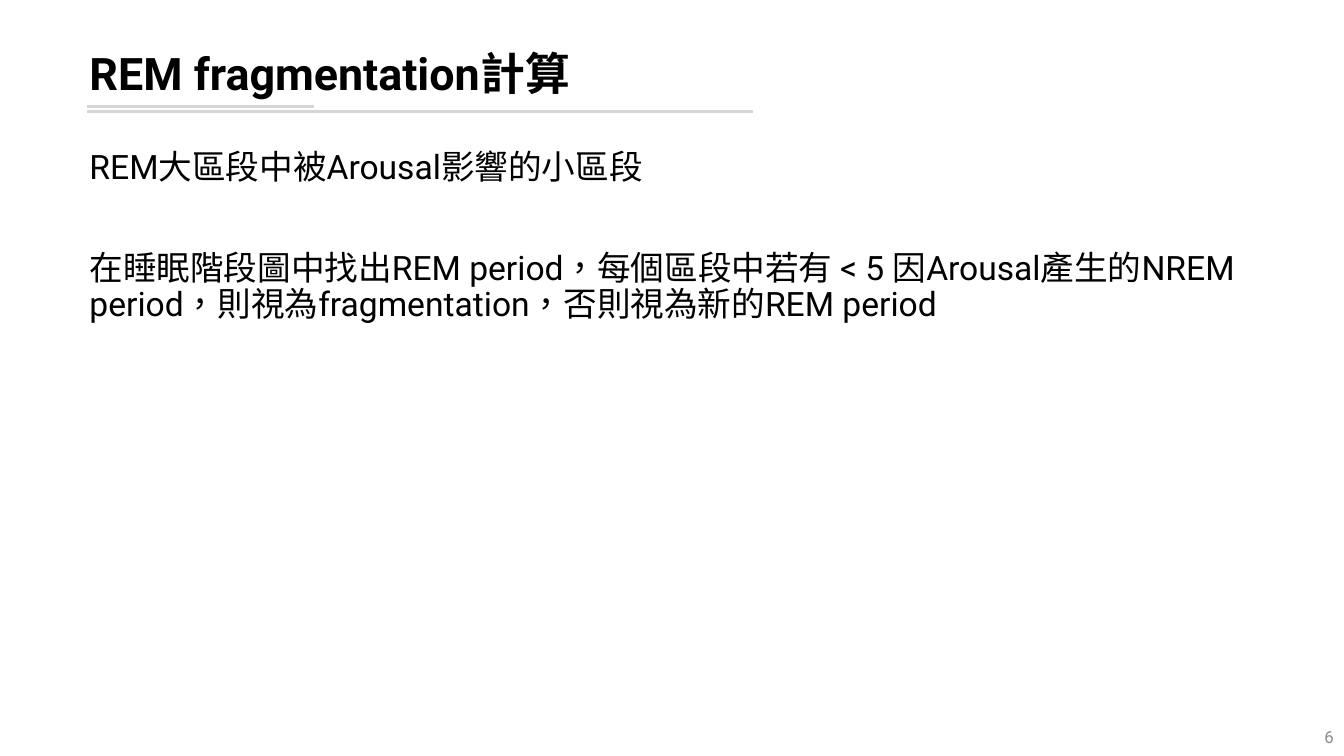
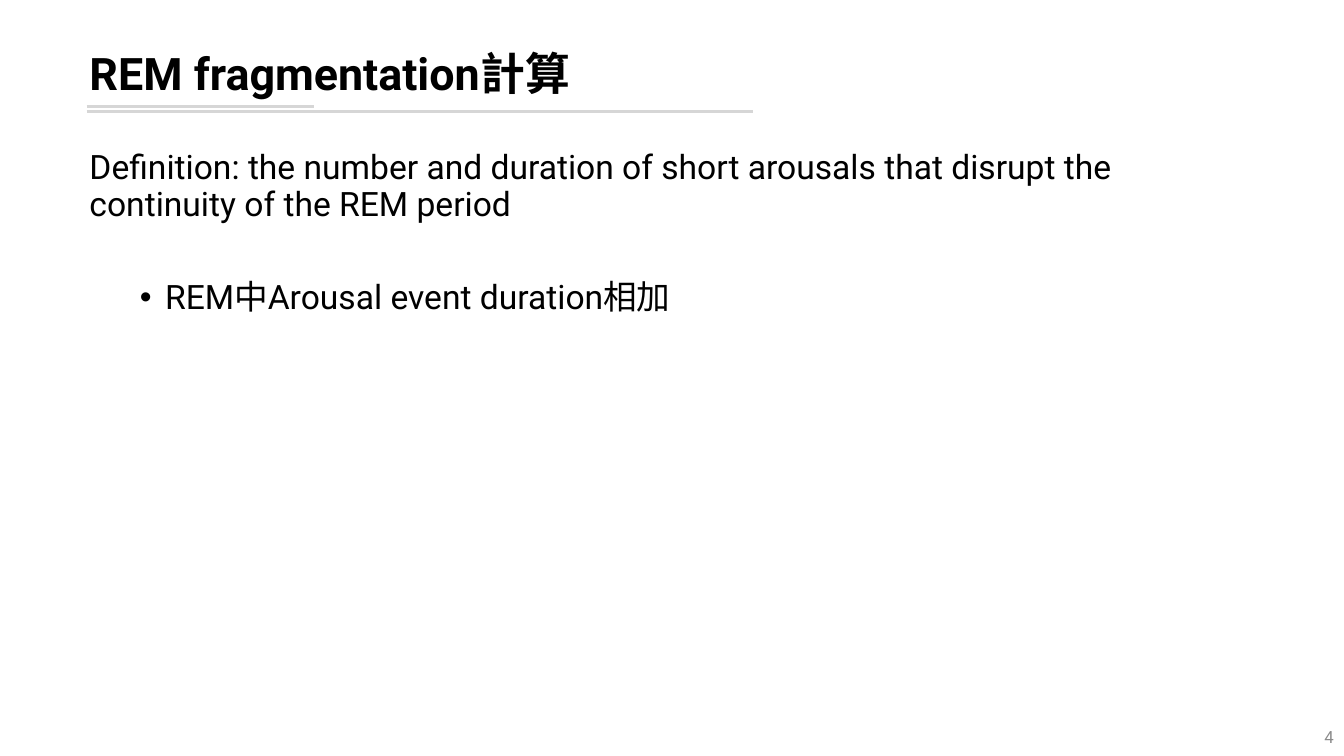
Before and after one commit to leooel97895750/REM_DataMining, a slide deck: slide 4 of 輪班工人暴露噪音下REM片斷化分析.pptx (slide 6 before the commit). Drawn at 1344x756 pixels with LibreOffice and Linux fonts; fonts in the diff are those of the drawing. Boxes give left, top, right and bottom in pixels: in the first picture for what was removed or moved away, otherwise in the second. Text is boxed around its words. In the diff, an @@ line names an element or a change of style, - is before the commit and + after.

```diff
--- a/輪班工人暴露噪音下REM片斷化分析.pptx
+++ b/輪班工人暴露噪音下REM片斷化分析.pptx
@@ text at [89,153,1111,312]: text changed @@
-REM大區段中被Arousal影響的小區段
-在睡眠階段圖中找出REM period，每個區段中若有 < 5 因Arousal產生的NREM period，則視為fragmentation，否則視為新的REM period
+Definition: the number and duration of short arousals that disrupt the continuity of the REM period
+  • REM中Arousal event duration相加
@@ page number at [1324,731,1333,743]: text changed @@
-6
+4
```
Also in this commit, not shown: 2 other slides changed, 3 slides added, 1 slide removed, 4 other files.
